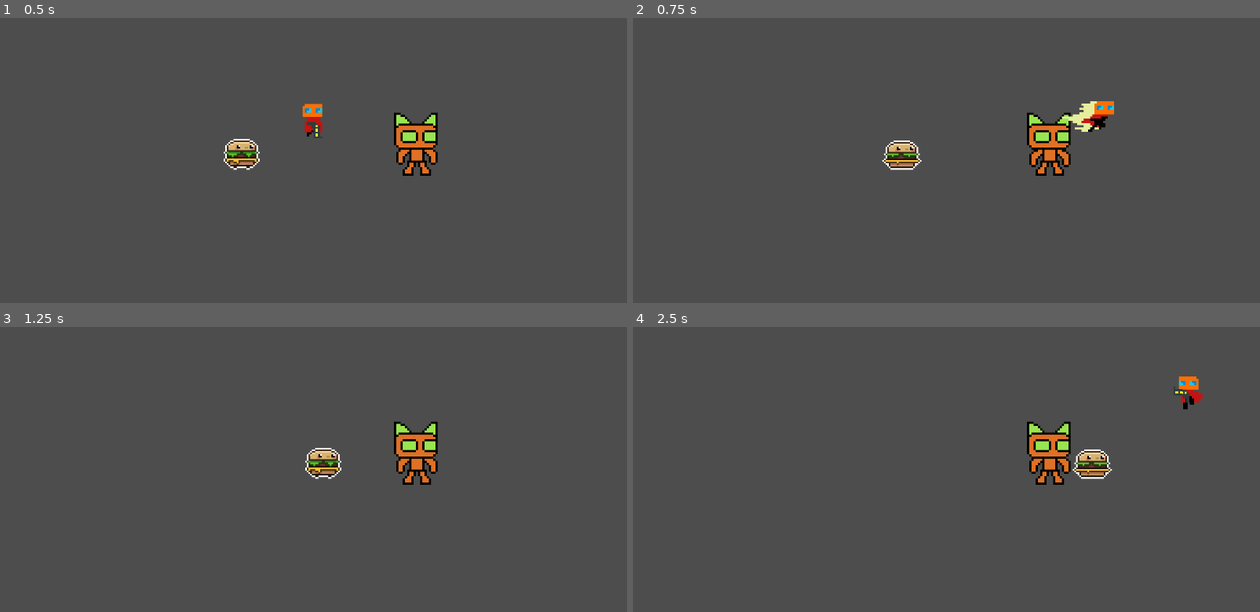
Above: before the commit, frames 1-4 (two rows, left to right).
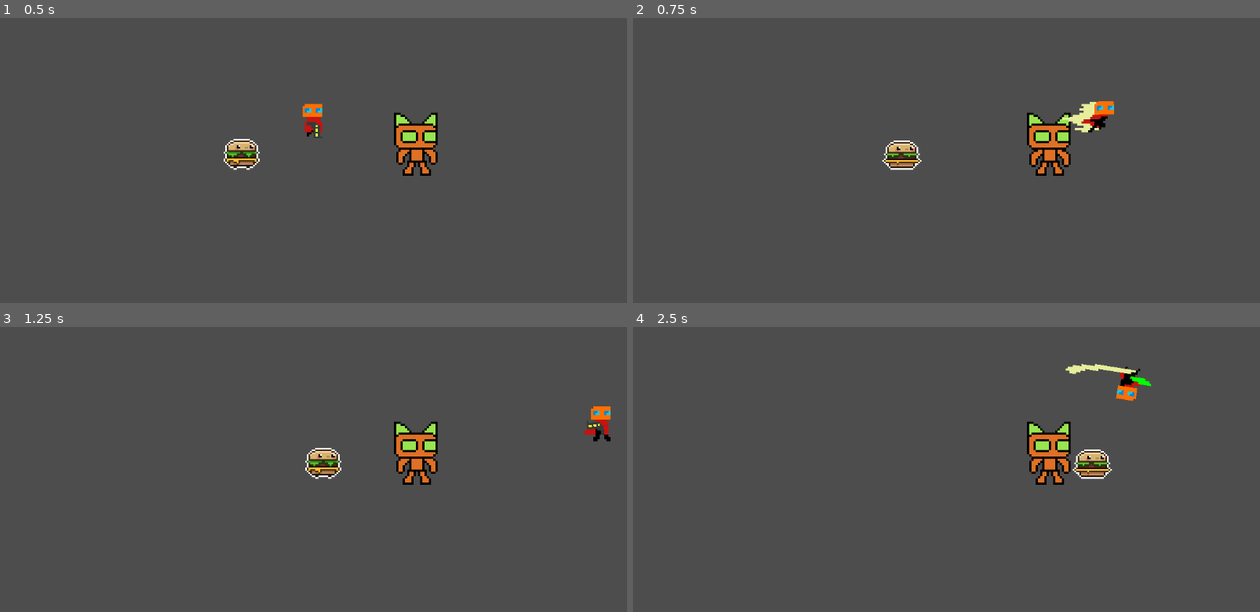
Above: after the commit, the same moments.

Repository: mendsergon/Kill-The-Food-Pyramid
Game: Godot game, scene res://Assets/Scenes/game.tscn
Same seed, same stepped clock (60 frames per second), same inputs: the game is played once before the commit and once after it.
Inputs (mouse positions are in pixels of both pictures, inside the frame that each line leads up to):
- Up to frame 1 (0.5 s): no input
- Up to frame 2 (0.75 s): move the mouse to (1084, 134) at 0.52 s; hold D (move_right) from 0.53 s (still down); tap Shift (dash) at 0.6 s
- Up to frame 3 (1.25 s): keep holding D (move_right); tap W (move_up) at 0.77 s; tap E (melee) at 0.8 s
- Up to frame 4 (2.5 s): move the mouse to (821, 478) at 1.27 s; tap E (melee) at 1.35, 2.3 s; tap W (move_up) at 1.52 s; tap Shift (dash) at 1.55, 2.1 s; move the mouse to (1009, 384) at 2.02 s; release D (move_right) at 2.03 s; hold A (move_left) from 2.03 s (still down)

Frame 1 is identical in both runs. In frame 2, less than 0.1% of the frame differs, in the area x 68-77%, y 29-41%; in frame 3, 0.4%; in frame 4, 0.9%, in the area x 68-91%, y 12-29%.

Commit message:
Handled sprite flip during dash and melee

Diff:
--- a/Assets/Scripts/player.gd
+++ b/Assets/Scripts/player.gd
@@ -30,6 +30,10 @@
 var move_direction := Vector2.ZERO      # Combined movement input
 var aim_direction := Vector2.RIGHT      # Current mouse aim direction
 
+### --- LOCKED DIRECTION --- ###
+var is_direction_locked := false        # True while dash/attack in progress
+var locked_aim_direction := Vector2.RIGHT  # Stored direction at action start
+
 ### --- COMBAT STATE --- ###
 var is_attacking := false               # During attack animation
 var attack_timer := 0.0                 # Attack duration countdown
@@ -66,17 +70,29 @@
 			# Disable melee hit detection
 			melee_area.monitoring = false
 			melee_area.visible = false
+			# Unlock look direction at end of attack
+			is_direction_locked = false
 
 	### --- ACTION INITIATION --- ###
 	# Start dash if available
 	if Input.is_action_just_pressed("dash") and can_dash and not is_attacking:
 		start_dash()
+		# Lock look direction at dash start
+		locked_aim_direction = aim_direction
+		is_direction_locked = true
+
+	# Queue melee **during** dash → Swing_2
+	if is_dashing and Input.is_action_just_pressed("melee"):  # ← NEW
+		attack_after_dash = true                              # ← NEW
 
 	# Normal attack
 	if Input.is_action_just_pressed("melee") and not is_dashing and not is_attacking:
 		start_attack()
 		current_attack_animation = "Swing_1"
 		_enable_melee()
+		# Lock look direction at attack start
+		locked_aim_direction = aim_direction
+		is_direction_locked = true
 
 	### --- DASH PHYSICS --- ###
 	if is_dashing:
@@ -94,6 +110,9 @@
 				current_attack_animation = "Swing_2"
 				_enable_melee()
 				attack_after_dash = false
+				# Lock look direction for the queued attack
+				locked_aim_direction = aim_direction
+				is_direction_locked = true
 
 	### --- REGULAR MOVEMENT --- ###
 	else:
@@ -121,20 +140,32 @@
 		pistol_1.set_process(true)
 		pistol_1.set_process_input(true)
 
-### --- UPDATE AIM DIRECTION --- ###
+	### --- SPRITE ORIENTATION --- ###
+	# Rotate to face locked mouse direction during dash or melee, otherwise reset and flip on movement
+	if is_dashing or is_attacking:
+		# Use the stored direction, not live aim
+		var dir = locked_aim_direction
+		animated_sprite_2d.rotation = dir.angle()                  # Rotate sprite to face mouse
+		# Flip vertically when facing left (between 90° and 270°)
+		if animated_sprite_2d.rotation_degrees > 90 and animated_sprite_2d.rotation_degrees < 270:
+			animated_sprite_2d.scale.y = -1                       # Mirror sprite on Y axis
+		else:
+			animated_sprite_2d.scale.y = 1                        # Default upward scale
+		animated_sprite_2d.flip_h = false                         # Disable horizontal flip while rotated
+	else:
+		# Reset rotation and scale when not in those actions
+		animated_sprite_2d.rotation = 0
+		animated_sprite_2d.scale.y = 1
+		# Horizontal flip based on movement direction
+		if move_direction.x != 0:
+			animated_sprite_2d.flip_h = move_direction.x < 0
+
 func _update_aim_direction() -> void:
 	# Calculate direction to mouse position
 	var mouse_pos = get_global_mouse_position()
 	aim_direction = (mouse_pos - global_position).normalized()
-
-	# Update sprite facing based on aim
-	if abs(aim_direction.x) > abs(aim_direction.y):
-		animated_sprite_2d.flip_h = aim_direction.x < 0
-	else:
-		# Reset flip for vertical directions
-		animated_sprite_2d.flip_h = false
-
-### --- DASH INITIALIZATION --- ###
+	# (Rotation and flip handled in _physics_process)
+
 func start_dash():
 	is_dashing = true
 	dash_timer = DASH_DURATION
@@ -149,13 +180,11 @@
 	else:
 		attack_after_dash = false
 
-### --- ATTACK INITIALIZATION --- ###
 func start_attack():
 	is_attacking = true
 	attack_timer = ATTACK_DURATION
 	velocity = Vector2.ZERO  # Freeze movement during attack
 
-### --- ENABLE MELEE AREA & DEBUG --- ###
 func _enable_melee():
 	# Position melee area in aim direction
 	melee_area.position = aim_direction * 20
@@ -165,14 +194,12 @@
 func _on_melee_area_body_entered(body: Node) -> void:
 	print("Melee hit:", body.name)
 
-### --- DASH COOLDOWN --- ###
 func update_dash_cooldown(delta: float) -> void:
 	if dash_cooldown_timer > 0.0:
 		dash_cooldown_timer = max(dash_cooldown_timer - delta, 0.0)
 		if dash_cooldown_timer == 0.0:
 			can_dash = true
 
-### --- ANIMATION CONTROLLER --- ###
 func update_animations() -> void:
 	if is_attacking and current_attack_animation != "":
 		animated_sprite_2d.play(current_attack_animation)
